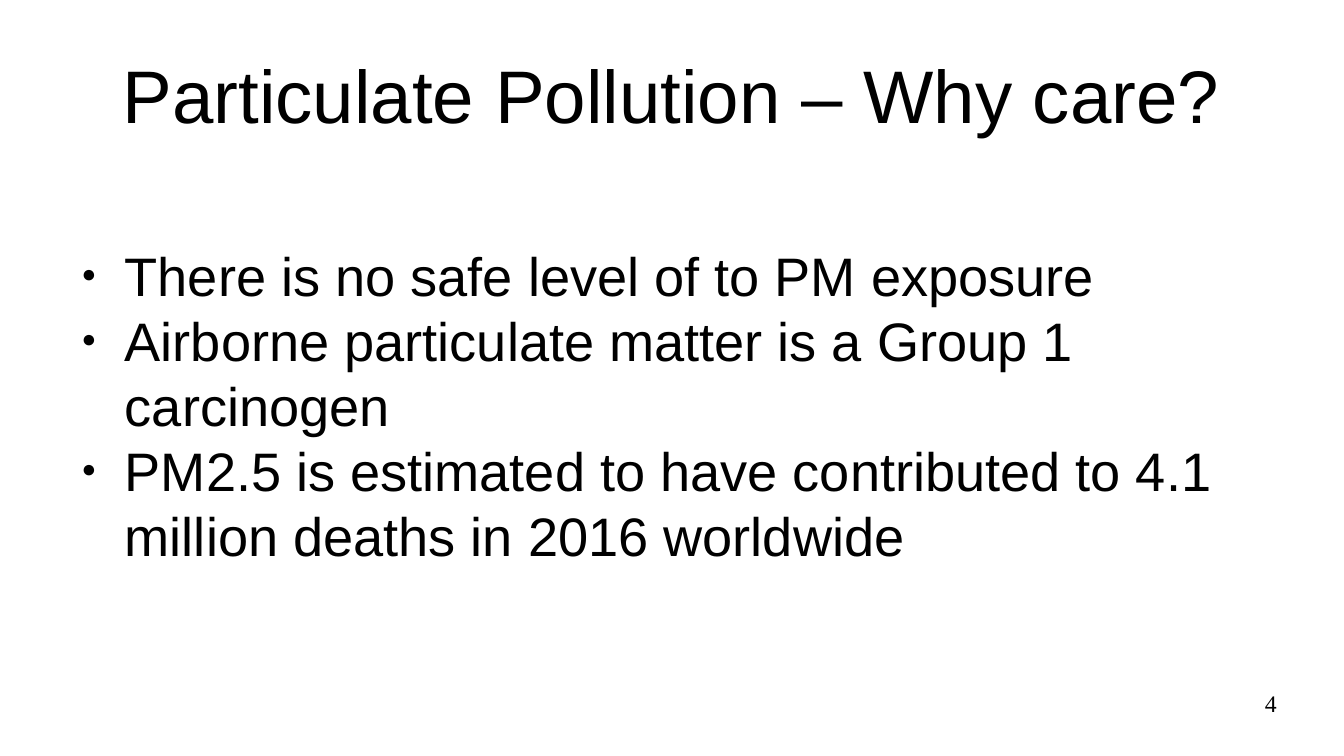
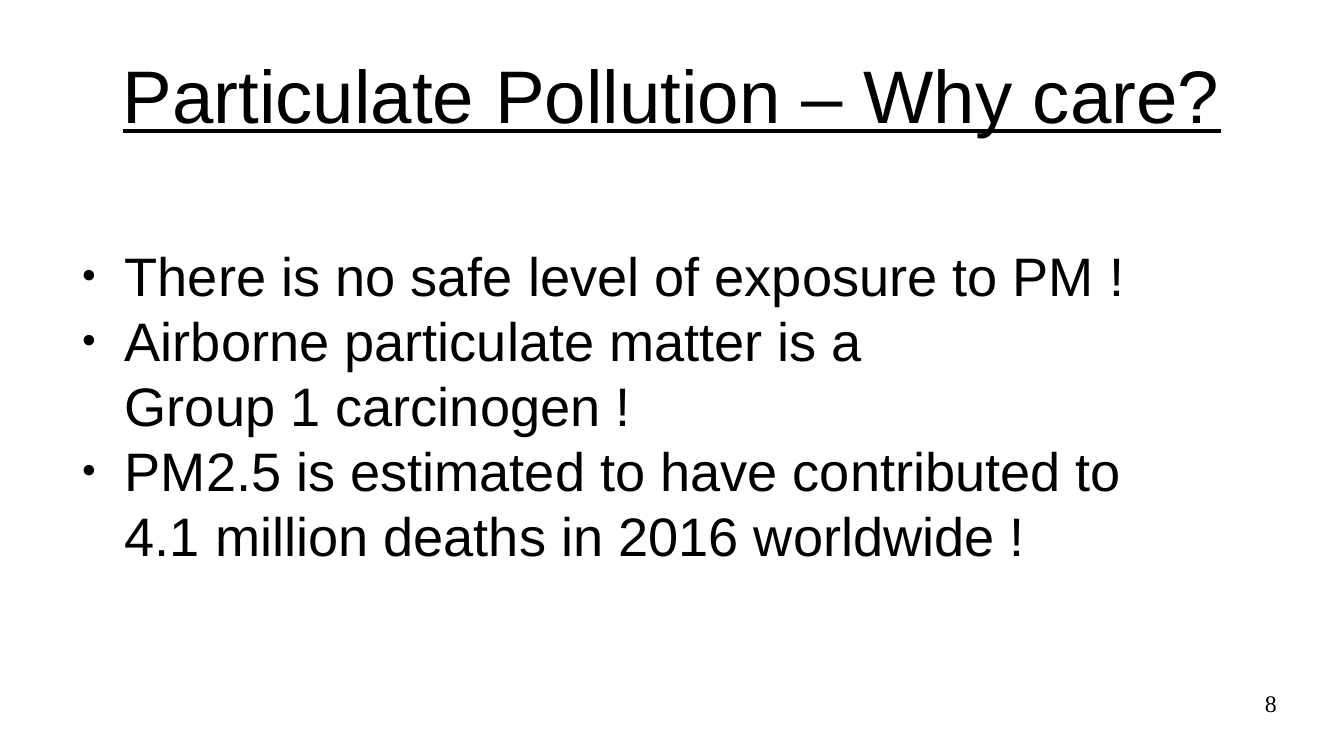
Before and after one commit to YvesL-Web/Air_Polution_Analysis, a slide deck: slide 8 of presentation/241124_00-first_plain_draft.odp (slide 4 before the commit). Drawn at 1344x756 pixels with LibreOffice and Linux fonts; fonts in the diff are those of the drawing. Boxes give left, top, right and bottom in pixels: in the first picture for what was removed or moved away, otherwise in the second. Text is boxed around its words. In the diff, an @@ line names an element or a change of style, - is before the commit and + after.

```diff
--- a/presentation/241124_00-first_plain_draft.odp
+++ b/presentation/241124_00-first_plain_draft.odp
@@ title "Particulate Pollution – Why care?" at (123, 69, 1219, 137): underline on @@
@@ text at (125, 256, 1121, 557): text changed @@
-● There is no safe level of to PM exposure
-● Airborne particulate matter is a Group 1 carcinogen
-● PM2.5 is estimated to have contributed to 4.1 million deaths in 2016 worldwide
+● There is no safe level of exposure to PM !
+● Airborne particulate matter is a
+  Group 1 carcinogen !
+● PM2.5 is estimated to have contributed to
+  4.1 million deaths in 2016 worldwide !
@@ page number at (1265, 696, 1277, 713): text changed @@
-4
+8
```
Also in this commit, not shown: 3 other slides changed, 4 slides added, 1 slide removed, 3 other files.
